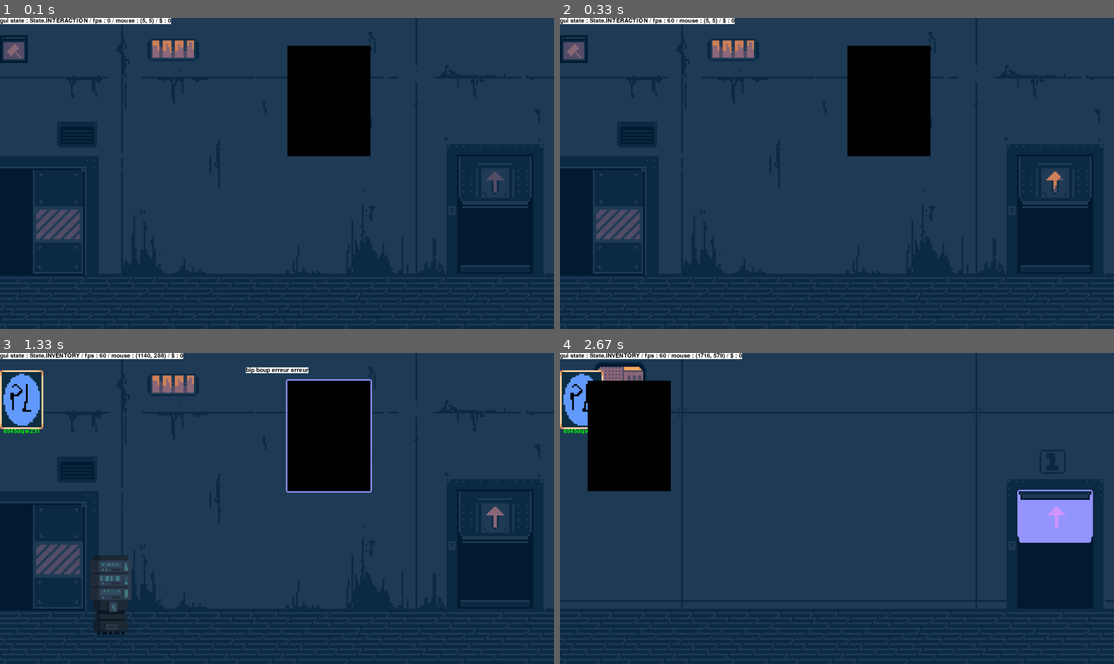
Above: before the commit, frames 1-4 (two rows, left to right).
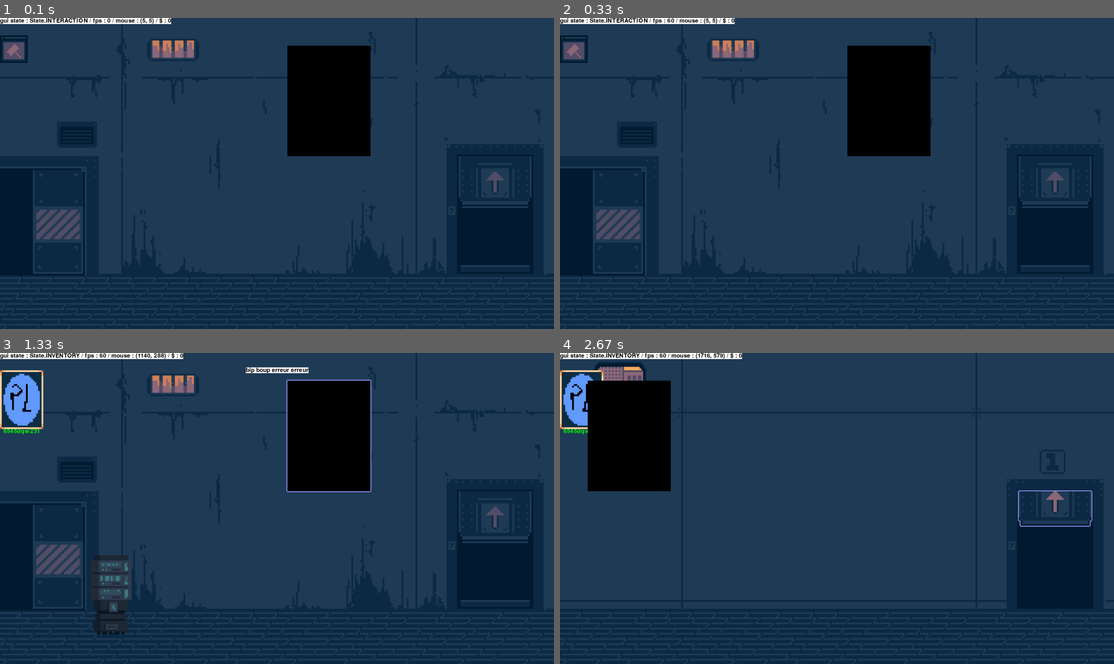
Above: after the commit, the same moments.

Repository: PouchyCorp/TrophNSI
Game: pygame game, started from sources/main.py
Two runs of this game, one before a commit and one after it. Both use one fixed random seed, a clock stepped at 60 frames per second and the inputs below.
Inputs (mouse positions are in pixels of both pictures, inside the frame that each line leads up to):
- Up to frame 1 (0.1 s): no input
- Up to frame 2 (0.33 s): no input
- Up to frame 3 (1.33 s): click (326, 436) at 0.38 s; hold Up 0.67-1.13 s; tap Space at 0.73, 1.03, 1.23 s; tap B at 0.82 s; hold Down from 1.17 s (still down)
- Up to frame 4 (2.67 s): release Down at 1.47 s; click (1053, 520) at 1.55 s; hold Up 1.83-2.2 s; tap Space at 1.9, 2.3 s; tap B at 1.98 s; hold Down 2.23-2.6 s; hold Up from 2.63 s (still down)

Frame 1 is identical in both runs. In frame 2, less than 0.1% of the frame differs, in the area x 87-91%, y 49-56%; in frame 3, 0.4%; in frame 4, 2.0%, in the area x 82-97%, y 43-62%.

Commit message:
porte qui marche

Diff:
--- a/sources/main.py
+++ b/sources/main.py
@@ -79,13 +79,8 @@
         CLOCK.tick(60)
         WIN.blit(current_room.bg_surf, (0, 0))
         mouse_pos: Coord = Coord(current_room.num, pg.mouse.get_pos())
-        for placeable in current_room.placed:
-            if placeable.rect.collidepoint(mouse_pos.xy):
-                color = (150, 150, 255) if not destruction_mode.in_destruction_mode else (255, 0, 0)
-                placeable.draw_outline(WIN, color)
-                if placeable.name == "R2_stairs" or placeable.name == 'R1_stairs':
-                    placeable.update_anim()
-                    print("pizza")
+
+
 
         events = pg.event.get()
         keys = pg.key.get_pressed()
@@ -202,8 +197,17 @@
 
         # anim:
         for placeable in current_room.placed:
-            if not placeable.name == "R2_stairs" or placeable.name == "R1_stairs":
+            if placeable.name != "R2_stairs" and placeable.name != "R1_stairs":
                 placeable.update_anim()
+
+
+        for placeable in current_room.placed:
+            if placeable.rect.collidepoint(mouse_pos.xy):
+                color = (150, 150, 255) if not gui_state == State.DESTRUCTION else (255, 0, 0)
+
+                if placeable.name == "R2_stairs" or placeable.name == 'R1_stairs':
+                    placeable.update_anim()
+                placeable.draw_outline(WIN, color)
 
         # fps counter / state debug
         WIN.blit(Popup(
--- a/sources/objects/placeable.py
+++ b/sources/objects/placeable.py
@@ -42,7 +42,7 @@
 
 
     def draw_outline(self, win : Surface, color : tuple):
-        win.blit(get_outline(self.surf, color), (self.rect.x-5, self.rect.y-5))
+        win.blit(get_outline(self.surf, color), (self.rect.x-3, self.rect.y-3))
 
     def move(self, coord : Coord):
         self.coord = coord
--- a/sources/objects/sprite.py
+++ b/sources/objects/sprite.py
@@ -55,7 +55,7 @@
     return target_surf
 
 def get_outline(surf, color):
-    outline_width = 5
+    outline_width = 3
 
     width, height = surf.get_size()
     outline_surface = Surface((width + outline_width * 2, height + outline_width * 2), SRCALPHA)
--- a/sources/room_config.py
+++ b/sources/room_config.py
@@ -14,7 +14,6 @@
 
 #R1
 R1 = Room(1,sprite.BG1)
-#R1_stairs = Placeable('R1_stairs', Coord(1,(1000,300)), sprite.P1)
 #test_place = Placeable("test",Coord(1,(200,200)), Surface((180,180)))
 test_canva = Placeable('test_canva', Coord(1,(1000,100)), Surface((48*6,64*6)), "decoration")
 R1_stairs = Placeable('R1_stairs', Coord(1,(1594,485)), Surface((335,220)),anim = anim_prt)
